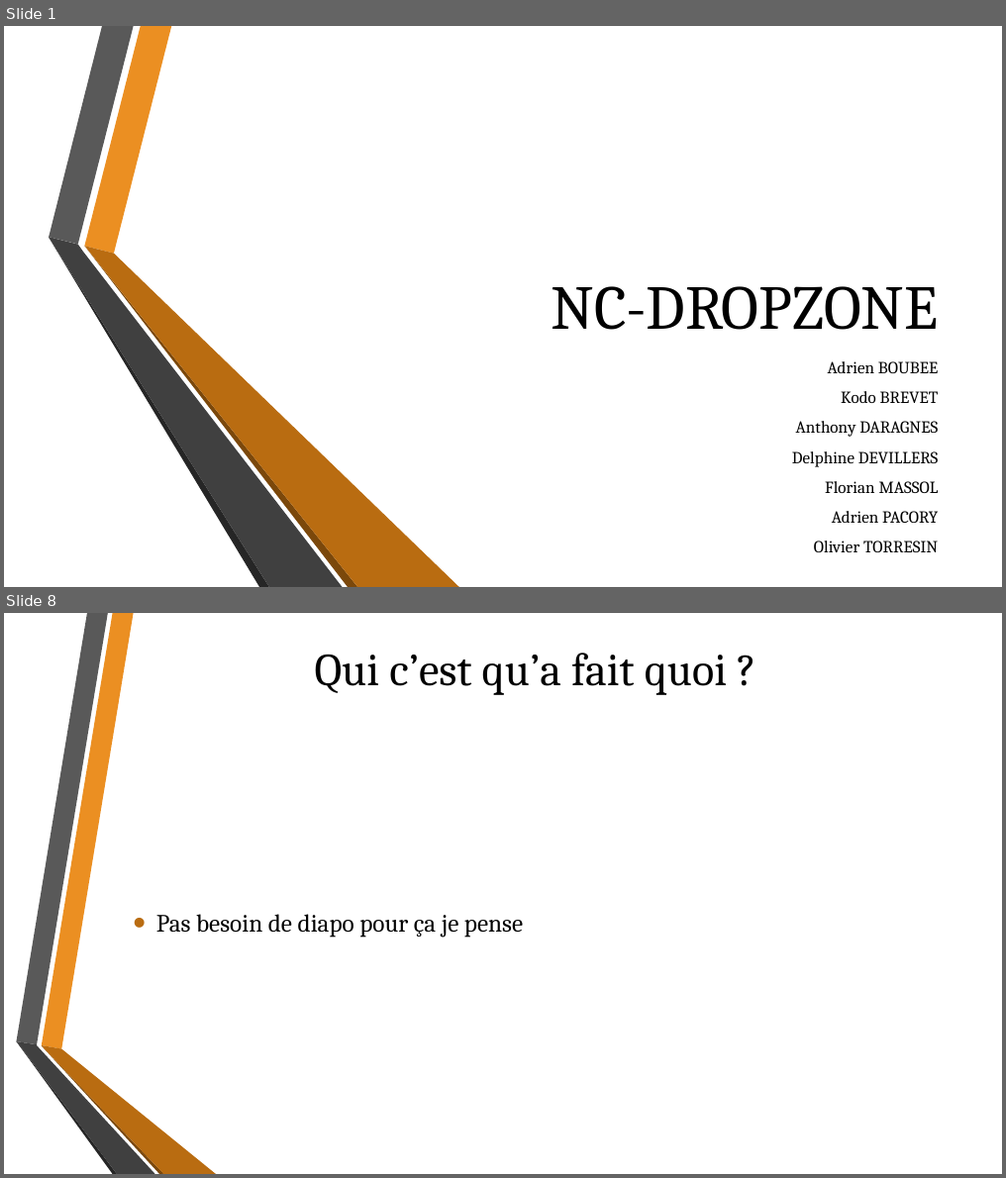
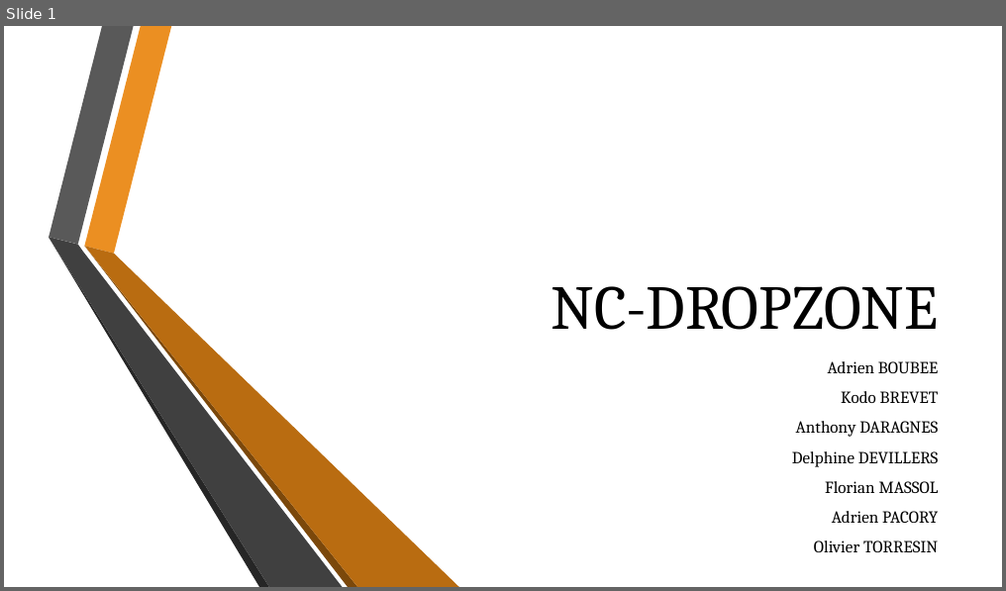
Before and after one commit to ddevillers/ncdz, a slide deck: NC-DROPZONE.pptx. Shown one above the other, each under a label of ours: slides 1 and 8 before the commit, slide 1 after it; the slides between them are not shown. The pictures are 1006x1178 and 1006x591 pixels, drawn with LibreOffice and Linux fonts; fonts in the diff are those of the drawing; background and template pictures are left out. Boxes give left, top, right and bottom in pixels: in the first picture for what was removed or moved away, otherwise in the second. Text is boxed around its words. In the diff, an @@ line names an element or a change of style, - is before the commit and + after.

```diff
--- a/NC-DROPZONE.pptx
+++ b/NC-DROPZONE.pptx
@@ slide 8 removed at (4, 613, 1002, 1174), background picture (left out) @@
@@ title removed at (315, 653, 727, 695) @@
-Qui c’est qu’a fait quoi ?
@@ text removed at (156, 914, 523, 938) @@
-• Pas besoin de diapo pour ça je pense
@@ group removed at (16, 613, 216, 1174): 6 freeform shapes @@
```
Also in this commit, not shown: 8 slides changed, 5 slides added, 1 other file.
